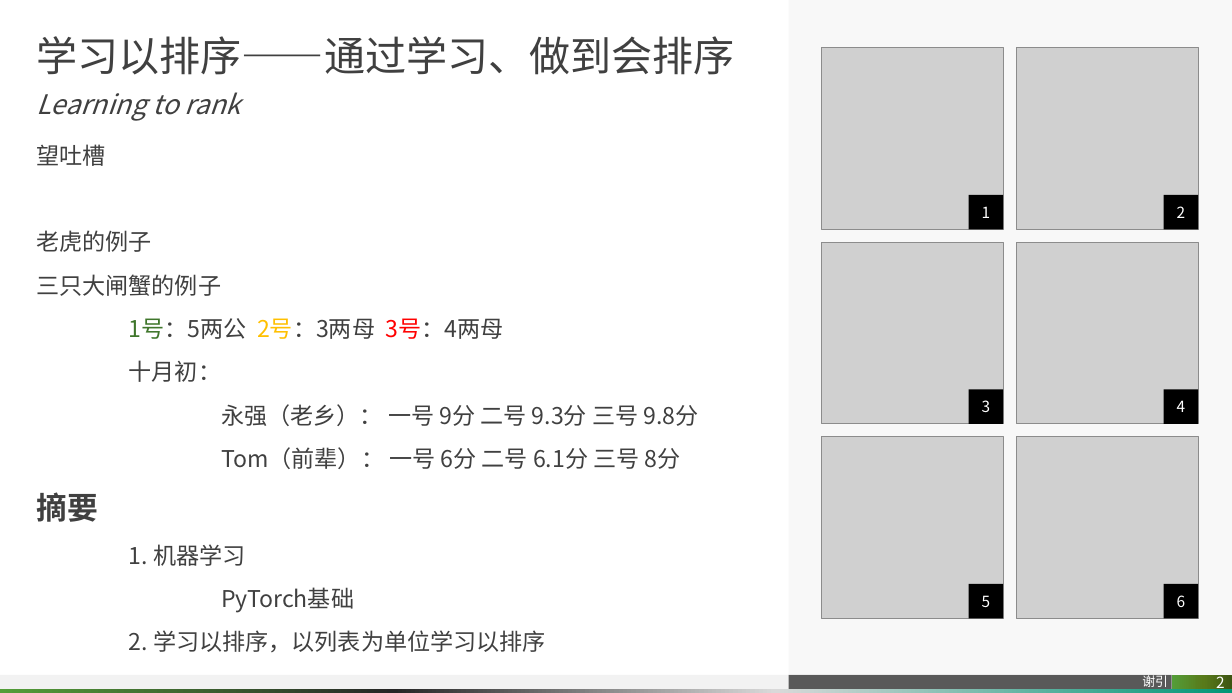
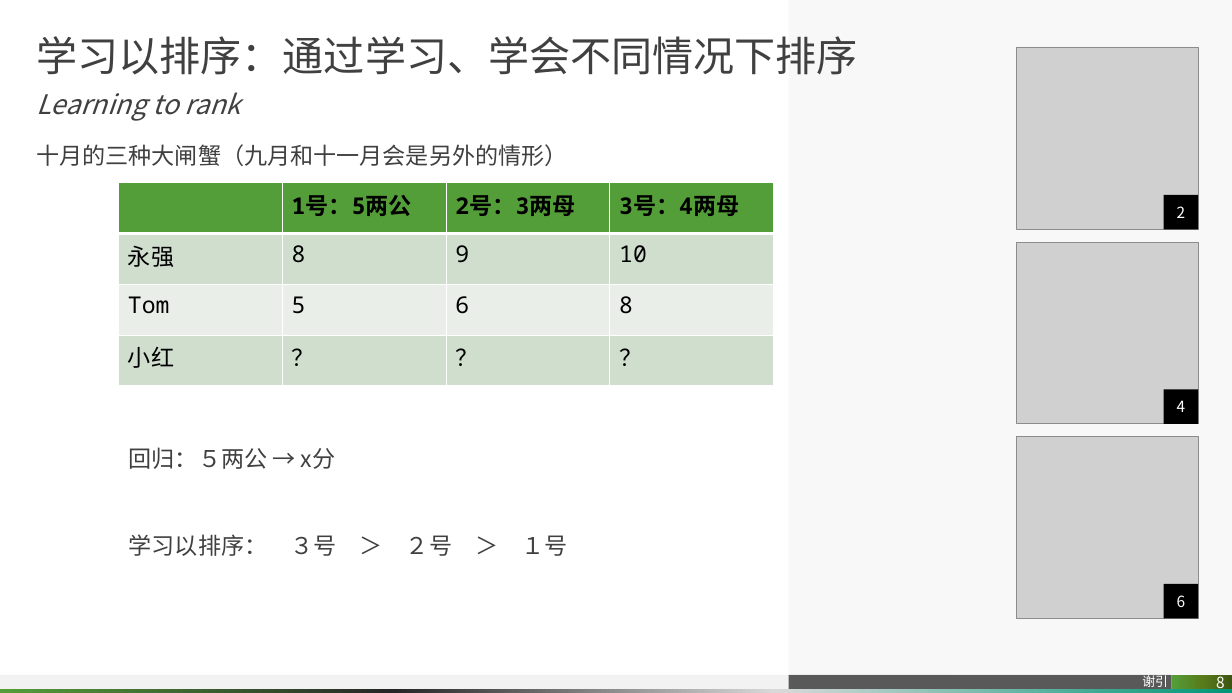
Before and after one commit to pitybea/l2r, a slide deck: slide 8 of rank.pptx (slide 2 before the commit). Drawn at 1232x693 pixels with LibreOffice and Linux fonts; fonts in the diff are those of the drawing; grey boxes stand for pictures. Boxes give left, top, right and bottom in pixels: in the first picture for what was removed or moved away, otherwise in the second. Text is boxed around its words. In the diff, an @@ line names an element or a change of style, - is before the commit and + after.

```diff
--- a/rank.pptx
+++ b/rank.pptx
@@ title at (36,36,858,75): text changed @@
-学习以排序——通过学习、做到会排序
+学习以排序：通过学习、学会不同情况下排序
@@ picture removed at (822,48,1004,230) @@
@@ text at (36,144,567,556): text changed @@
-望吐槽
-老虎的例子
-三只大闸蟹的例子
-1号：5两公 2号：3两母 3号：4两母
-十月初：
-永强（老乡）： 一号 9分 二号 9.3分 三号 9.8分
-Tom（前辈）： 一号 6分 二号 6.1分 三号 8分
-摘要
-1. 机器学习
-PyTorch基础
-2. 学习以排序，以列表为单位学习以排序
+十月的三种大闸蟹（九月和十一月会是另外的情形）
+回归：５两公 → x分
+学习以排序： ３号 ＞ ２号 ＞ １号
@@ table added at (119,183,774,386), 4 rows, 4 columns @@
+ | 1号：5两公 | 2号：3两母 | 3号：4两母
+永强 | 8 | 9 | 10
+Tom | 5 | 6 | 8
+小红 | ？ | ？ | ？
@@ rectangle removed at (969,195,1004,230) @@
-1
@@ picture removed at (822,242,1004,424) @@
@@ rectangle removed at (969,389,1004,424) @@
-3
@@ picture removed at (822,436,1004,618) @@
@@ rectangle removed at (969,584,1004,619) @@
-5
@@ page number at (1216,672,1225,692): text changed @@
-2
+8
```
Also in this commit, not shown: 2 other slides changed, 11 slides added, 8 slides removed, 1 other file.
